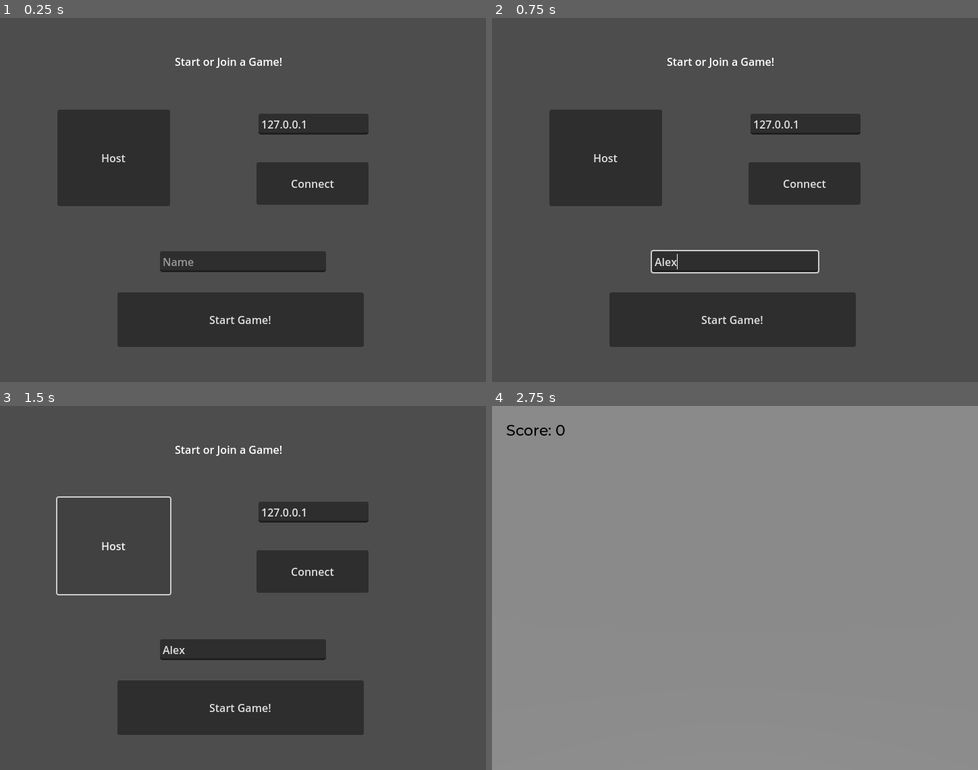
Above: before the commit, frames 1-4 (two rows, left to right).
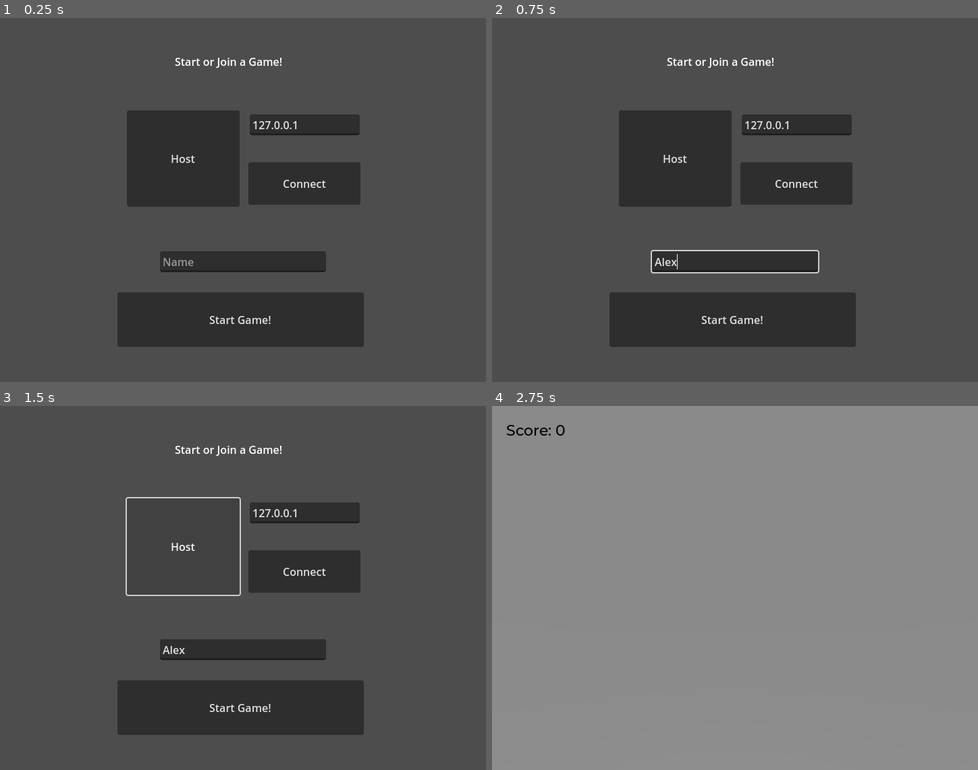
Above: after the commit, the same moments.

Repository: WolfangT/godot-tutorial-3d
Game: Godot game, scene res://online_screen.tscn
Same seed, same stepped clock (60 frames per second), same inputs: the game is played once before the commit and once after it.
Inputs (mouse positions are in pixels of both pictures, inside the frame that each line leads up to):
- Up to frame 1 (0.25 s): no input
- Up to frame 2 (0.75 s): click (735, 261) at 0.52 s; type "Alex" at 0.6 s
- Up to frame 3 (1.5 s): click "Host" at 1.25 s
- Up to frame 4 (2.75 s): click "Start Game!" at 2 s

The runs differ from the first frame. In frame 1, 8.5% of the frame differs, in the area x 11-76%, y 25-52%; in frame 2, 8.5%; in frame 3, 1.6%; in frame 4, nothing differs.
Error before the commit: Invalid access to property or key 'position' on a base object of type 'Nil'. (res://main_game.gd:46)
Error after the commit: Invalid access to property or key '1' on a base object of type 'Dictionary'. (res://main_game.gd:15)

Commit message:
onlinje update

Diff:
--- /dev/null
+++ b/main.gd
@@ -0,0 +1,11 @@
+extends Node
+
+
+# Called when the node enters the scene tree for the first time.
+func _ready() -> void:
+	get_tree().change_scene("res://path/to/online_screen.tscn")
+
+
+# Called every frame. 'delta' is the elapsed time since the previous frame.
+func _process(delta: float) -> void:
+	pass
--- /dev/null
+++ b/main.tscn
@@ -0,0 +1,18 @@
+[gd_scene load_steps=2 format=3 uid="uid://cbw6ns7sp8v03"]
+
+[sub_resource type="GDScript" id="GDScript_7dm0k"]
+script/source = "extends Node
+
+
+# Called when the node enters the scene tree for the first time.
+func _ready() -> void:
+	pass # Replace with function body.
+
+
+# Called every frame. 'delta' is the elapsed time since the previous frame.
+func _process(delta: float) -> void:
+	pass
+"
+
+[node name="Main" type="Node"]
+script = SubResource("GDScript_7dm0k")
--- a/main_game.gd
+++ b/main_game.gd
@@ -4,31 +4,34 @@
 @export var player_scene: PackedScene
 
 var playing = true
-var players = []
 
 
 func _ready():
+	$MultiplayerSynchronizer.set_multiplayer_authority(1)
 	_reset()
 
 func _process(_delta) -> void:
-	pass
-	# if playing:
-	#     $CameraPivot.position = $Player.position
+	if playing:
+		var local_manager = GameManager.Players[multiplayer.get_unique_id()]
+		if local_manager.alive:
+			$CameraPivot.position = local_manager.model.position
 
+@rpc("any_peer", "call_local")
 func _reset():
-	players = []
+	playing = true
 	$UserInterface/ScoreLabel.score = 0
-	$UserInterface/ScoreLabel._update()
+	$UserInterface/ScoreLabel._update($UserInterface/ScoreLabel.score)
 	$UserInterface/Retry.hide()
 	var index = 1
-	for i in GameManager.Players:
+	for _id in GameManager.Players:
 		var located = false
 		var current_player = player_scene.instantiate()
-		current_player.get_multiplayer_authority_id = GameManager.Players[i].id
-		players.append(current_player)
+		current_player.get_multiplayer_authority_id = _id
+		GameManager.Players[_id].model = current_player
+		GameManager.Players[_id].alive = true
 		current_player.jump.connect(_on_player_jump.bind(current_player))
-		current_player.hit.connect(_on_player_hit.bind(current_player))
-		add_child(current_player)
+		current_player.hit.connect(_on_player_hit.bind(_id, current_player))
+		add_child(current_player, true)
 		for spawn in get_tree().get_nodes_in_group("PlayerSpawnPoint"):
 			if spawn.name == str(index):
 				current_player.global_position = spawn.global_position
@@ -43,25 +46,26 @@
 	var mob = mob_scene.instantiate()
 	var mob_spawn_location = get_node("SpawnPath/SpawnLocation")
 	mob_spawn_location.progress_ratio = randf()
-	var player_position = players.pick_random().position
+	var player_position = get_alive_players().pick_random().position
 	mob.initialize(mob_spawn_location.position, player_position)
 	mob.squashed.connect($UserInterface/ScoreLabel._on_mob_squashed)
 	mob.squashed.connect(_on_mob_squashed.bind(mob))
 	add_child(mob)
 
-func _on_player_hit(player) -> void:
-	for _player in players:
-		_player.queue_free()
+func _on_player_hit(_id, player) -> void:
+	GameManager.Players[_id].alive = false
+	player.queue_free()
 	$LooseSound.global_position = player.global_position
 	$LooseSound.play()
-	$MobTimer.stop()
-	$UserInterface/Retry.show()
-	playing = false
+	if len(get_alive_players()) == 0:
+		$MobTimer.stop()
+		$UserInterface/Retry.show()
+		playing = false
 
 func _unhandled_input(event):
 	if event.is_action_pressed("ui_accept") and $UserInterface/Retry.visible:
 		# This restarts the current scene.
-		_reset()
+		_reset.rpc()
 
 func _on_player_jump(player) -> void:
 	$JumpSound.global_position = player.global_position
@@ -70,3 +74,12 @@
 func _on_mob_squashed(mob) -> void:
 	$JumpSound.global_position = mob.global_position
 	$ScoreSound.play()
+
+# tools fucntions
+
+func get_alive_players() -> Array:
+	var alive_players = []
+	for i in GameManager.Players:
+		if GameManager.Players[i].alive:
+			alive_players.append(GameManager.Players[i].model)
+	return alive_players
--- a/main_game.tscn
+++ b/main_game.tscn
@@ -27,6 +27,11 @@
 "tilts": PackedFloat32Array(0, 0, 0, 0, 0)
 }
 point_count = 5
+
+[sub_resource type="SceneReplicationConfig" id="SceneReplicationConfig_l5ukw"]
+properties/0/path = NodePath("UserInterface/ScoreLabel:score")
+properties/0/spawn = true
+properties/0/replication_mode = 2
 
 [node name="MainGame" type="Node"]
 script = ExtResource("1_l5ukw")
@@ -81,10 +86,9 @@
 curve = SubResource("Curve3D_yfq80")
 
 [node name="SpawnLocation" type="PathFollow3D" parent="SpawnPath"]
-transform = Transform3D(-0.000921889, 0.00248669, -0.999996, -1.16415e-10, 0.999997, 0.00248669, 1, 2.29257e-06, -0.000921886, -12.4854, 0.139159, -13.4407)
+transform = Transform3D(-0.00092177, 0.00248669, -0.999996, -1.16415e-10, 0.999997, 0.00248669, 1, 2.29227e-06, -0.000921767, -12.4854, 0.139159, -13.4407)
 
 [node name="MobTimer" type="Timer" parent="."]
-wait_time = 0.5
 autostart = true
 
 [node name="UserInterface" type="Control" parent="."]
@@ -136,10 +140,12 @@
 volume_db = 15.0
 
 [node name="LooseSound" type="AudioStreamPlayer3D" parent="."]
+transform = Transform3D(1, 0, 0, 0, 1, 0, 0, 0, 1, -34.8364, 0, 0)
 stream = ExtResource("7_jgkyn")
 volume_db = 15.0
 
 [node name="ScoreSound" type="AudioStreamPlayer3D" parent="."]
+transform = Transform3D(1, 0, 0, 0, 1, 0, 0, 0, 1, -34.9204, 9.68218, 0.632601)
 stream = ExtResource("8_qpaub")
 volume_db = 15.0
 
@@ -155,4 +161,7 @@
 [node name="2" type="Node3D" parent="SpawnLocations" groups=["PlayerSpawnPoint"]]
 transform = Transform3D(1, 0, 0, 0, 1, 0, 0, 0, 1, -4.3428, 0, -4.42232)
 
+[node name="MultiplayerSynchronizer" type="MultiplayerSynchronizer" parent="."]
+replication_config = SubResource("SceneReplicationConfig_l5ukw")
+
 [connection signal="timeout" from="MobTimer" to="." method="_on_mob_timer_timeout"]
--- a/music_player.tscn
+++ b/music_player.tscn
@@ -4,4 +4,5 @@
 
 [node name="MusicPlayer" type="AudioStreamPlayer"]
 stream = ExtResource("1_fvyft")
+volume_db = -20.0
 autoplay = true
--- a/online_screen.gd
+++ b/online_screen.gd
@@ -3,10 +3,10 @@
 # Signals
 
 # Variables
-var ip_address : String
-var player_name : String
+var ip_address: String
+var player_name: String
 @export var port = 8910
-var peer:ENetMultiplayerPeer
+var peer: ENetMultiplayerPeer
 
 # Called when the node enters the scene tree for the first time.
 func _ready() -> void:
@@ -22,10 +22,10 @@
 
 # main functions
 
-func peer_connected(id:int):
+func peer_connected(id: int):
 	print("Player Connected: %s" % id)
 
-func peer_disconnected(id:int):
+func peer_disconnected(id: int):
 	print("Player Disconnected: %s" % id)
 
 func connected_to_server():
@@ -36,16 +36,18 @@
 	print("Connection Failed")
 
 @rpc("any_peer", "call_remote")
-func SendPlayerInformation(id:int, _name:String):
+func SendPlayerInformation(id: int, _name: String):
 	if !GameManager.Players.has(id):
 		GameManager.Players[id] = {
-			"name" : _name,
-			"id" : id,
-			"score" : 0,
+			"name": _name,
+			"id": id,
+			"score": 0,
+			"model": null,
+			"alive": false,
 		}
 	if multiplayer.is_server():
 		for i in GameManager.Players:
-			SendPlayerInformation.rpc(i,  GameManager.Players[i].name)
+			SendPlayerInformation.rpc(i, GameManager.Players[i].name)
 
 @rpc("any_peer", "call_local")
 func StartGame():
--- a/online_screen.tscn
+++ b/online_screen.tscn
@@ -13,10 +13,10 @@
 
 [node name="IPLine" type="LineEdit" parent="."]
 layout_mode = 0
-offset_left = 383.0
-offset_top = 142.0
-offset_right = 546.0
-offset_bottom = 173.0
+offset_left = 370.0
+offset_top = 143.0
+offset_right = 533.0
+offset_bottom = 174.0
 text = "127.0.0.1"
 placeholder_text = "xxx.xxx.xxx.xxx"
 
@@ -30,17 +30,17 @@
 
 [node name="HostButton" type="Button" parent="."]
 layout_mode = 0
-offset_left = 85.0
-offset_top = 136.0
-offset_right = 252.0
-offset_bottom = 279.0
+offset_left = 188.0
+offset_top = 137.0
+offset_right = 355.0
+offset_bottom = 280.0
 text = "Host"
 
 [node name="ConnectButton" type="Button" parent="."]
 layout_mode = 0
-offset_left = 380.0
+offset_left = 368.0
 offset_top = 214.0
-offset_right = 546.0
+offset_right = 534.0
 offset_bottom = 277.0
 text = "Connect"
 
--- a/player.gd
+++ b/player.gd
@@ -23,73 +23,84 @@
 var last_y_velocity = 0
 var alive = true
 var get_multiplayer_authority_id: int
+# Online Sync
+var syncPos: Vector3
+var syncRot: Basis
 
 func _ready():
-    $MultiplayerSynchronizer.set_multiplayer_authority(get_multiplayer_authority_id)
+	$MultiplayerSynchronizer.set_multiplayer_authority(get_multiplayer_authority_id)
 
 func _physics_process(delta):
-    if not $MultiplayerSynchronizer.get_multiplayer_authority() == multiplayer.get_unique_id():
-        return
-    # We create a local variable to store the input direction.
-    var direction = Vector3.ZERO
-    # We check for each move input and update the direction accordingly.
-    if Input.is_action_pressed("move_right"):
-        direction.x += 1
-    if Input.is_action_pressed("move_left"):
-        direction.x -= 1
-    if Input.is_action_pressed("move_back"):
-        # Notice how we are working with the vector's x and z axes.
-        # In 3D, the XZ plane is the ground plane.
-        direction.z += 1
-    if Input.is_action_pressed("move_forward"):
-        direction.z -= 1
-    if direction != Vector3.ZERO or target_velocity.y != last_y_velocity:
-        # Get XZ rotation
-        direction = direction.normalized()
-        if direction != Vector3.ZERO and direction != current_direction:
-            var angle = current_direction.signed_angle_to(direction, Vector3.UP)
-            var current_rotation = angle if abs(angle) <= rotation_speed * delta else rotation_speed * delta * sign(angle)
-            current_direction = current_direction.rotated(Vector3.UP, current_rotation)
-            $AnimationPlayer.speed_scale = 4
-        else:
-            $AnimationPlayer.speed_scale = 1
-        if target_velocity.y != last_y_velocity:
-            current_pitch = atan(target_velocity.y / jump_impulse)
-            last_y_velocity = position.y
-        # Setting the basis property will affect the rotation of the node.
-        $Pivot.basis = Basis.looking_at(current_direction.rotated(current_direction.cross(Vector3.UP), current_pitch))
-    # Ground Velocity
-    target_velocity.x = direction.x * speed
-    target_velocity.z = direction.z * speed
-    # Vertical Velocity
-    if not is_on_floor(): # If in the air, fall towards the floor. Literally gravity
-        target_velocity.y -= (fall_acceleration * delta)
-    else:
-        target_velocity.y = 0
-    # Jumping
-    if is_on_floor() and Input.is_action_just_pressed("jump"):
-        target_velocity.y = jump_impulse
-        jump.emit()
-    # Check Collisions
-    for index in range(get_slide_collision_count()):
-        var collision = get_slide_collision(index)
-        if collision.get_collider() == null:
-            continue
-        if collision.get_collider().is_in_group("mob"):
-            var mob = collision.get_collider()
-            if Vector3.UP.dot(collision.get_normal()) > 0.3:
-                mob.squash(bounce_impulse)
-                target_velocity.y = bounce_impulse
-                break
-    # Moving the Character
-    velocity = target_velocity
-    move_and_slide()
+	if not $MultiplayerSynchronizer.get_multiplayer_authority() == multiplayer.get_unique_id():
+		global_position = global_position.lerp(syncPos, 0.5)
+		$Pivot.basis.x = $Pivot.basis.x.lerp(syncRot.x, 0.5)
+		$Pivot.basis.y = $Pivot.basis.y.lerp(syncRot.y, 0.5)
+		$Pivot.basis.z = $Pivot.basis.z.lerp(syncRot.z, 0.5)
+		return
+	# We create a local variable to store the input direction.
+	var direction = Vector3.ZERO
+	# We check for each move input and update the direction accordingly.
+	if Input.is_action_pressed("move_right"):
+		direction.x += 1
+	if Input.is_action_pressed("move_left"):
+		direction.x -= 1
+	if Input.is_action_pressed("move_back"):
+		# Notice how we are working with the vector's x and z axes.
+		# In 3D, the XZ plane is the ground plane.
+		direction.z += 1
+	if Input.is_action_pressed("move_forward"):
+		direction.z -= 1
+	if direction != Vector3.ZERO or target_velocity.y != last_y_velocity:
+		# Get XZ rotation
+		direction = direction.normalized()
+		if direction != Vector3.ZERO and direction != current_direction:
+			var angle = current_direction.signed_angle_to(direction, Vector3.UP)
+			var current_rotation = angle if abs(angle) <= rotation_speed * delta else rotation_speed * delta * sign(angle)
+			current_direction = current_direction.rotated(Vector3.UP, current_rotation)
+			$AnimationPlayer.speed_scale = 4
+		else:
+			$AnimationPlayer.speed_scale = 1
+		if target_velocity.y != last_y_velocity:
+			current_pitch = atan(target_velocity.y / jump_impulse)
+			last_y_velocity = position.y
+		# Setting the basis property will affect the rotation of the node.
+		$Pivot.basis = Basis.looking_at(current_direction.rotated(current_direction.cross(Vector3.UP), current_pitch))
+	# Ground Velocity
+	target_velocity.x = direction.x * speed
+	target_velocity.z = direction.z * speed
+	# Vertical Velocity
+	if not is_on_floor(): # If in the air, fall towards the floor. Literally gravity
+		target_velocity.y -= (fall_acceleration * delta)
+	else:
+		target_velocity.y = 0
+	# Jumping
+	if is_on_floor() and Input.is_action_just_pressed("jump"):
+		target_velocity.y = jump_impulse
+		jump.emit()
+	# Check Collisions
+	for index in range(get_slide_collision_count()):
+		var collision = get_slide_collision(index)
+		if collision.get_collider() == null:
+			continue
+		if collision.get_collider().is_in_group("mob"):
+			var mob = collision.get_collider()
+			if Vector3.UP.dot(collision.get_normal()) > 0.3:
+				mob.squash(bounce_impulse)
+				target_velocity.y = bounce_impulse
+				break
+	# Moving the Character
+	syncPos = global_position
+	syncRot = $Pivot.basis
+	velocity = target_velocity
+	move_and_slide()
 
 
 # And this function at the bottom.
+@rpc("any_peer", "call_local")
 func die():
-    alive = false
-    hit.emit()
+	alive = false
+	hit.emit()
 
 func _on_mob_detector_body_entered(_body: Node3D) -> void:
-    die()
+	if $MultiplayerSynchronizer.get_multiplayer_authority() == multiplayer.get_unique_id():
+		die.rpc()
--- a/player.tscn
+++ b/player.tscn
@@ -46,9 +46,12 @@
 }
 
 [sub_resource type="SceneReplicationConfig" id="SceneReplicationConfig_i3pqv"]
-properties/0/path = NodePath(".:position")
+properties/0/path = NodePath(".:syncPos")
 properties/0/spawn = true
 properties/0/replication_mode = 1
+properties/1/path = NodePath(".:syncRot")
+properties/1/spawn = true
+properties/1/replication_mode = 1
 
 [node name="Player" type="CharacterBody3D"]
 collision_mask = 6
@@ -78,6 +81,7 @@
 autoplay = "float"
 
 [node name="MultiplayerSynchronizer" type="MultiplayerSynchronizer" parent="."]
+replication_interval = 0.05
 replication_config = SubResource("SceneReplicationConfig_i3pqv")
 
 [connection signal="body_entered" from="MobDetector" to="." method="_on_mob_detector_body_entered"]
--- a/score_label.gd
+++ b/score_label.gd
@@ -2,9 +2,14 @@
 
 var score = 0
 
-func _update():
-    text = "Score: %s" % score
+@rpc("any_peer", "call_local")
+func _update(_score):
+    text = "Score: %s" % _score
+
+@rpc("any_peer", "call_local")
+func _increment_score() -> void:
+    score += 1
+    _update.rpc(score)
 
 func _on_mob_squashed() -> void:
-    score += 1
-    _update()
+    _increment_score.rpc_id(1)
Not shown, added: main.gd.uid
Not shown: 1 places in main_game.tscn that only renumber resources
